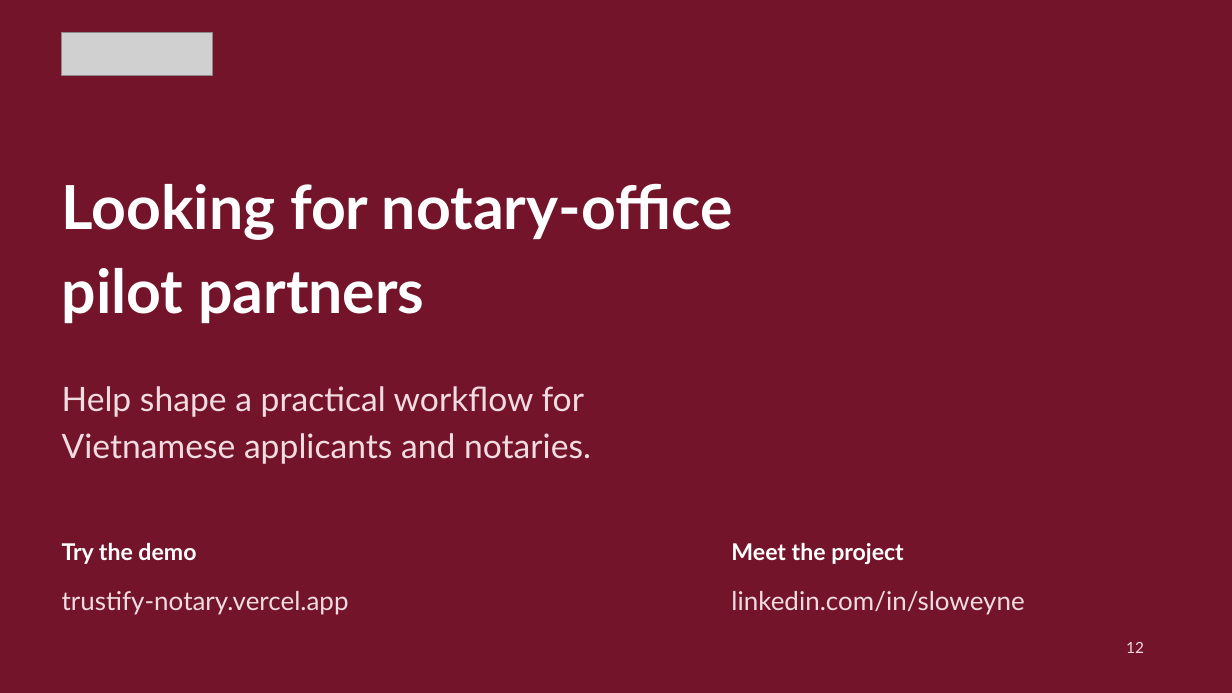
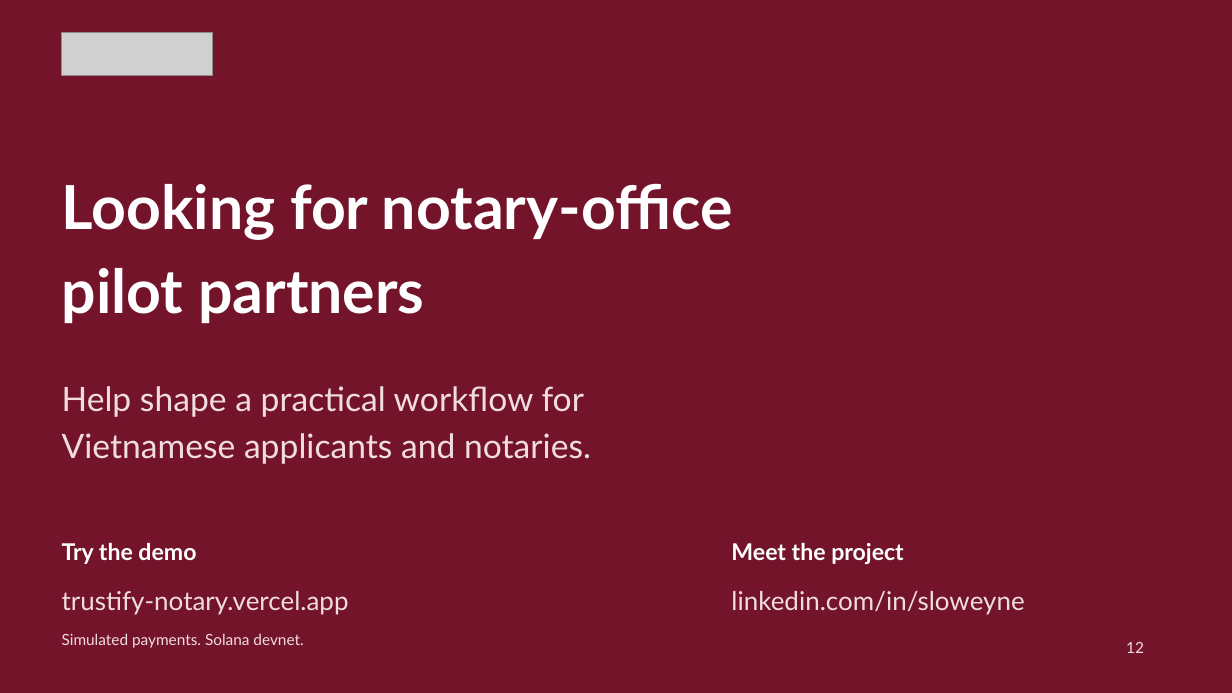
Before and after one commit to sloweyyy/Trustify-Frontend, a slide deck: slide 12 of public/pitch/trustify-pitch.pptx. Drawn at 1232x693 pixels with LibreOffice and Linux fonts; fonts in the diff are those of the drawing; grey boxes stand for pictures. Boxes give left, top, right and bottom in pixels: in the first picture for what was removed or moved away, otherwise in the second. Text is boxed around its words. In the diff, an @@ line names an element or a change of style, - is before the commit and + after.

Commit message:
docs: distinguish live demo storage and simulated payments

```diff
--- a/public/pitch/trustify-pitch.pptx
+++ b/public/pitch/trustify-pitch.pptx
@@ text added at bbox=[62, 633, 303, 648], 12 pt, text #F1DCE2 @@
+Simulated payments. Solana devnet.
```
Also in this commit, not shown: 2 other slides changed, 9 other files.
